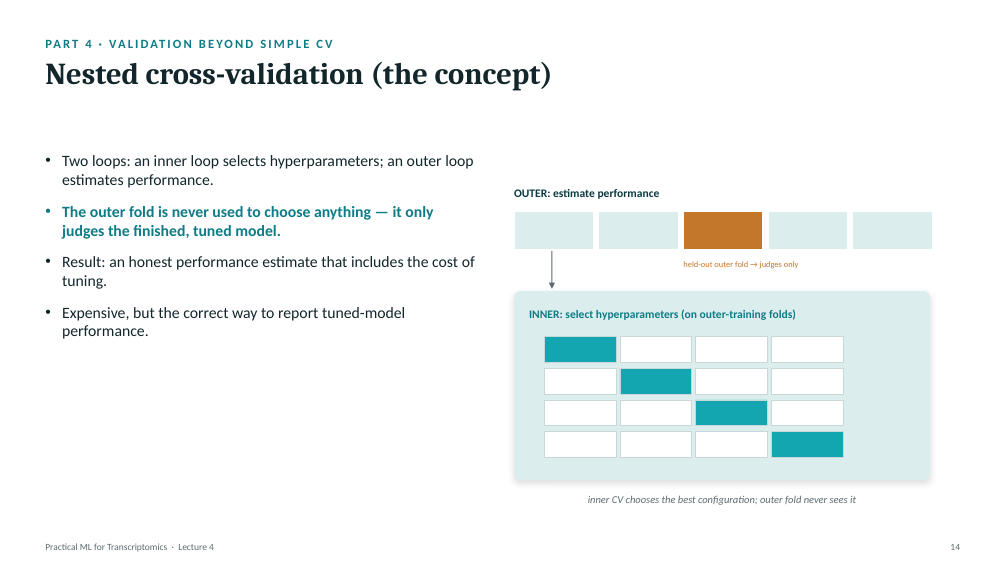
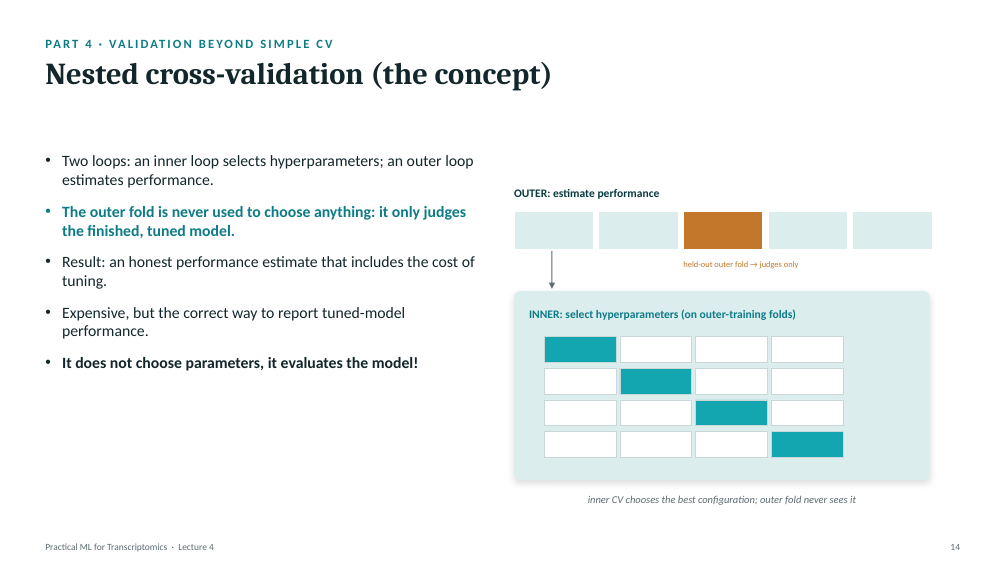
Before and after one commit to zhanyinx/ml26, a slide deck: slide 15 of lessons/lesson04_model_validation/theory/slides/Lecture4 - Model Improvement, Validation, and Interpretation.pptx (slide 14 before the commit). Drawn at 1008x567 pixels with LibreOffice and Linux fonts; fonts in the diff are those of the drawing. Boxes give left, top, right and bottom in pixels: in the first picture for what was removed or moved away, otherwise in the second. Text is boxed around its words. In the diff, an @@ line names an element or a change of style, - is before the commit and + after.

```diff
--- a/lessons/lesson04_model_validation/theory/slides/Lecture4 - Model Improvement, Validation, and Interpretation.pptx
+++ b/lessons/lesson04_model_validation/theory/slides/Lecture4 - Model Improvement, Validation, and Interpretation.pptx
@@ text at <box>62,206,466,238</box>: text changed @@
-• The outer fold is never used to choose anything — it only judges the finished, tuned model.
+• The outer fold is never used to choose anything: it only judges the finished, tuned model.
@@ text at <box>62,357,419,371</box>: paragraph added @@
+• It does not choose parameters, it evaluates the model!
```
Also in this commit, not shown: 18 other slides changed, 4 slides added, 4 slides removed.
